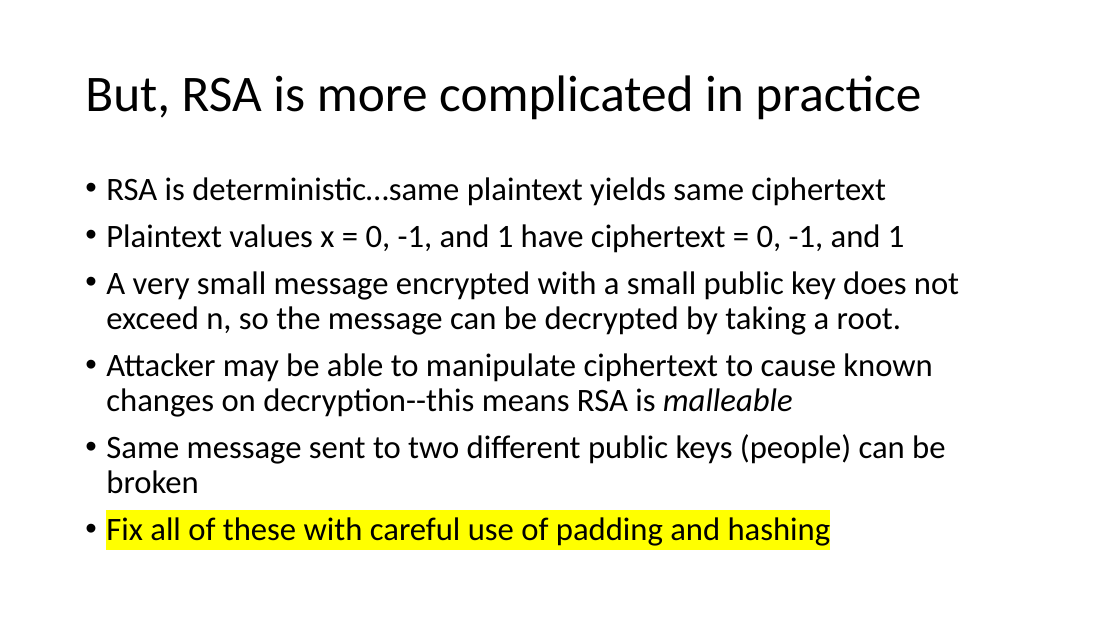
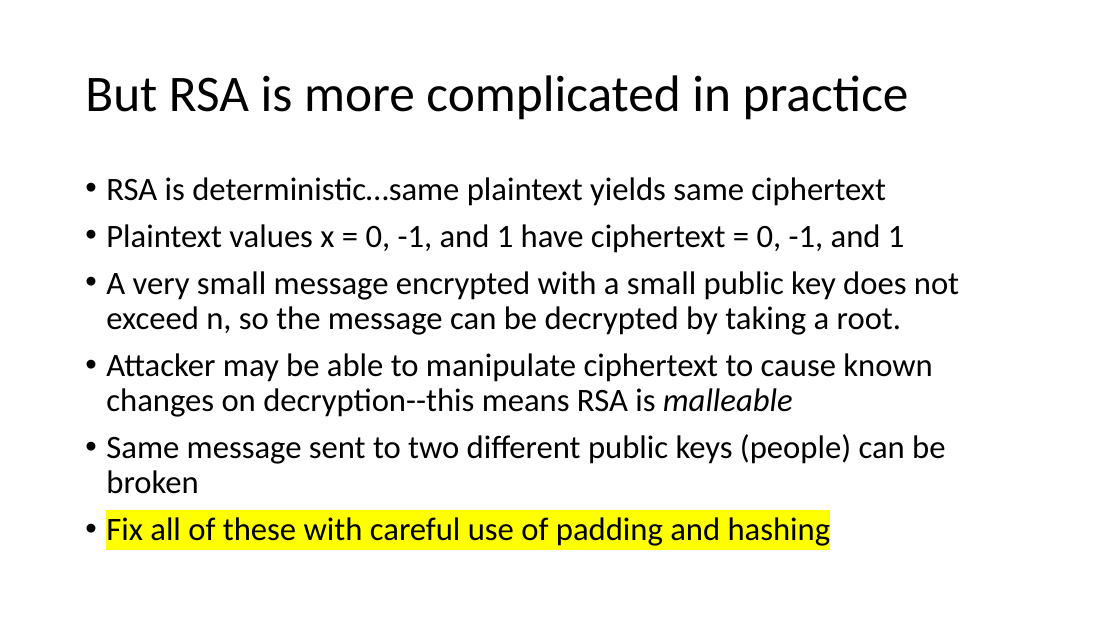
Before and after one commit to john-r2/CyberSec-Modules, a slide deck: slide 5 of 5.Crypto/Cryptology5-Public-Key-RSA-Math.pptx. Drawn at 1120x630 pixels with LibreOffice and Linux fonts; fonts in the diff are those of the drawing. Boxes give left, top, right and bottom in pixels: in the first picture for what was removed or moved away, otherwise in the second. Text is boxed around its words. In the diff, an @@ line names an element or a change of style, - is before the commit and + after.

```diff
--- a/5.Crypto/Cryptology5-Public-Key-RSA-Math.pptx
+++ b/5.Crypto/Cryptology5-Public-Key-RSA-Math.pptx
@@ title at (x1=85, y1=75, x2=909, y2=120): text changed @@
-But, RSA is more complicated in practice
+But RSA is more complicated in practice
```
Also in this commit, not shown: 2 other slides changed, 45 other files.
